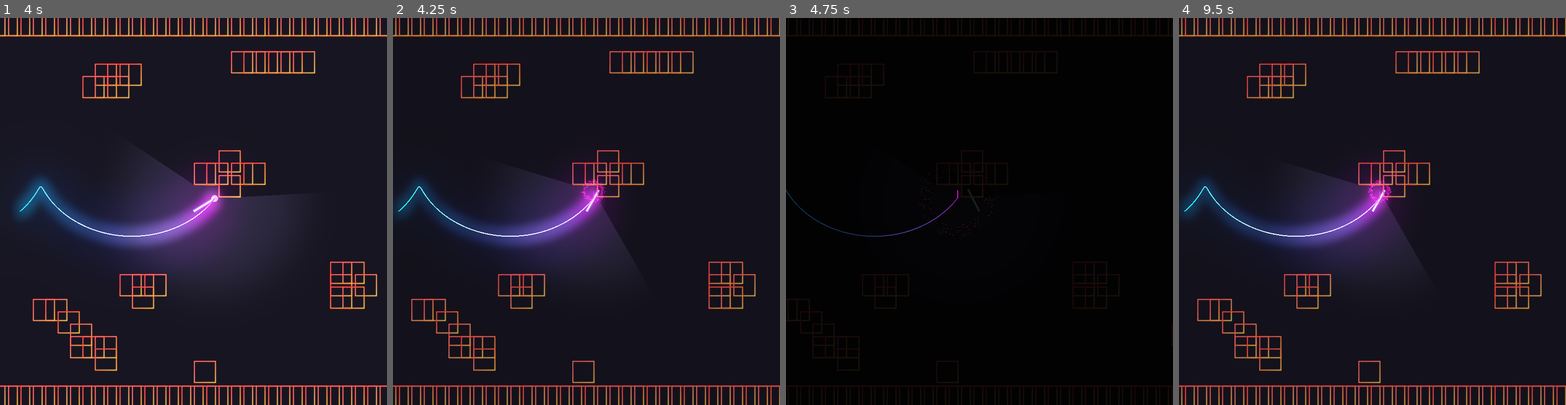
Above: before the commit, frames 1-4 (left to right).
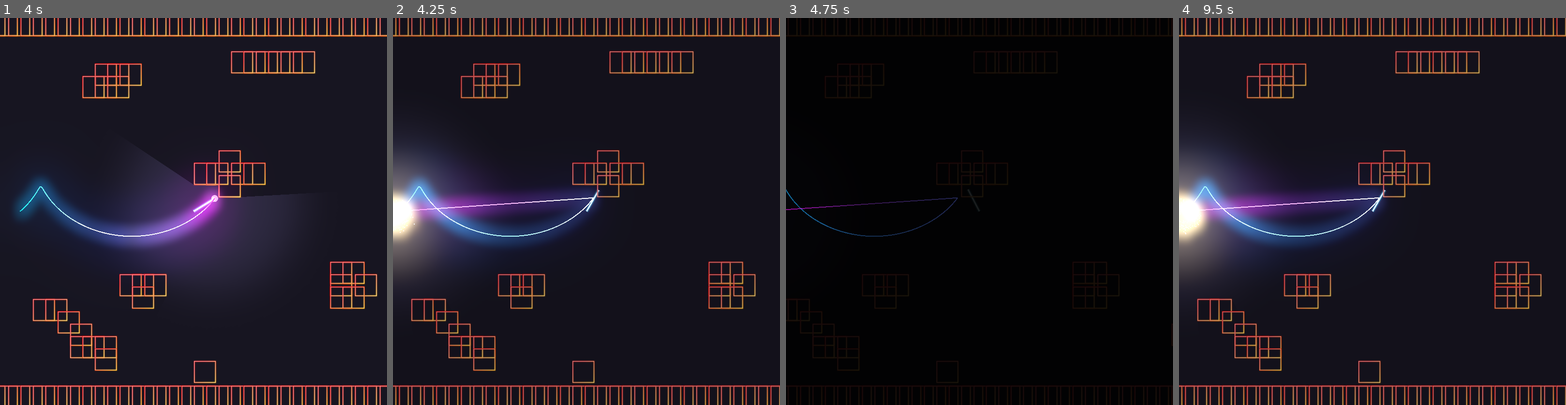
Above: after the commit, the same moments.

Repository: fyodordev/fourier-game
Game: Godot game, scene res://scenes/start_screen/titlescreen.tscn
Two runs of this game, one before a commit and one after it. Both use one fixed random seed, a clock stepped at 60 frames per second and the inputs below. The engine's default icon, where the game draws it, is replaced by a stand-in: a white triangle on a blue panel in a dark square.
Inputs (mouse positions are in pixels of both pictures, inside the frame that each line leads up to):
- Up to frame 1 (4 s): click (197, 377) at 0.5 s
- Up to frame 2 (4.25 s): no input
- Up to frame 3 (4.75 s): no input
- Up to frame 4 (9.5 s): click (1376, 377) at 5.75 s

Frame 1 is identical in both runs. In frame 2, 12% of the frame differs, in the area x 0-60%, y 32-74%; in frame 3, 0.3%; in frame 4, 12%.

Commit message:
Improved visuals for impact on obstacle

Diff:
--- a/scenes/stick/Junction.gd
+++ b/scenes/stick/Junction.gd
@@ -11,9 +11,20 @@
 
 
 func _physics_process(delta):
+	#collison behaviour
 	if move_and_collide(velocity):
+
+		# make last junction's movement independant from parent
+		global_position #I think this line transforms position coordinates from relative to the global coordinate system (without it the next line puts the junction back near to the origin, probably because its coordinates would be relative to the parent)
+		set_as_toplevel(true) #removes parent node transformational dependence
+
+		#animation
 		get_node("Junction_Sprite").set_texture(null) #after collision has been detected remove sprite of last junction
+		get_node("Explosion/Particles2D").set_as_toplevel(true)#necessary that coordinatesystem for particle effects like gravity refers to the global coordinatesystem
+		get_node("Explosion/Particles2D").global_position=global_position #necessary that coordinatesystem for particle effects like gravity refers to the global coordinatesystem
 		get_node("Explosion/Particles2D").emitting=true #initate "explosion" when collisoin has been detected
+
+		#deathscreen
 		var animP=get_tree().get_root().get_node("World/DeathFade/AnimationPlayer")
 		animP.play("NewFade")
 		yield(animP,"animation_finished")
--- a/scenes/stick/explosion.tscn
+++ b/scenes/stick/explosion.tscn
@@ -1,30 +1,32 @@
 [gd_scene load_steps=4 format=2]
 
 [sub_resource type="Gradient" id=1]
-colors = PoolColorArray( 1, 0, 0.9375, 1, 1, 0.515625, 0, 1 )
+colors = PoolColorArray( 1, 0.918579, 0.546875, 1, 1, 0, 0, 1 )
 
 [sub_resource type="GradientTexture" id=2]
 gradient = SubResource( 1 )
 
 [sub_resource type="ParticlesMaterial" id=3]
+emission_shape = 1
+emission_sphere_radius = 27.25
 flag_disable_z = true
 spread = 180.0
-gravity = Vector3( 0, 0, 0 )
+gravity = Vector3( 0, 1000, 0 )
 initial_velocity = 292.06
 initial_velocity_random = 0.32
 orbit_velocity = 0.0
 orbit_velocity_random = 0.0
 linear_accel = -5.13
 radial_accel = 5.13
-scale = 4.0
+scale = 5.0
 color_ramp = SubResource( 2 )
 
 [node name="Explosion" type="Node2D"]
 
 [node name="Particles2D" type="Particles2D" parent="."]
+modulate = Color( 5, 5, 5, 1 )
 position = Vector2( 0.144562, -0.160973 )
 emitting = false
 amount = 200
-one_shot = true
 explosiveness = 0.96
 process_material = SubResource( 3 )
